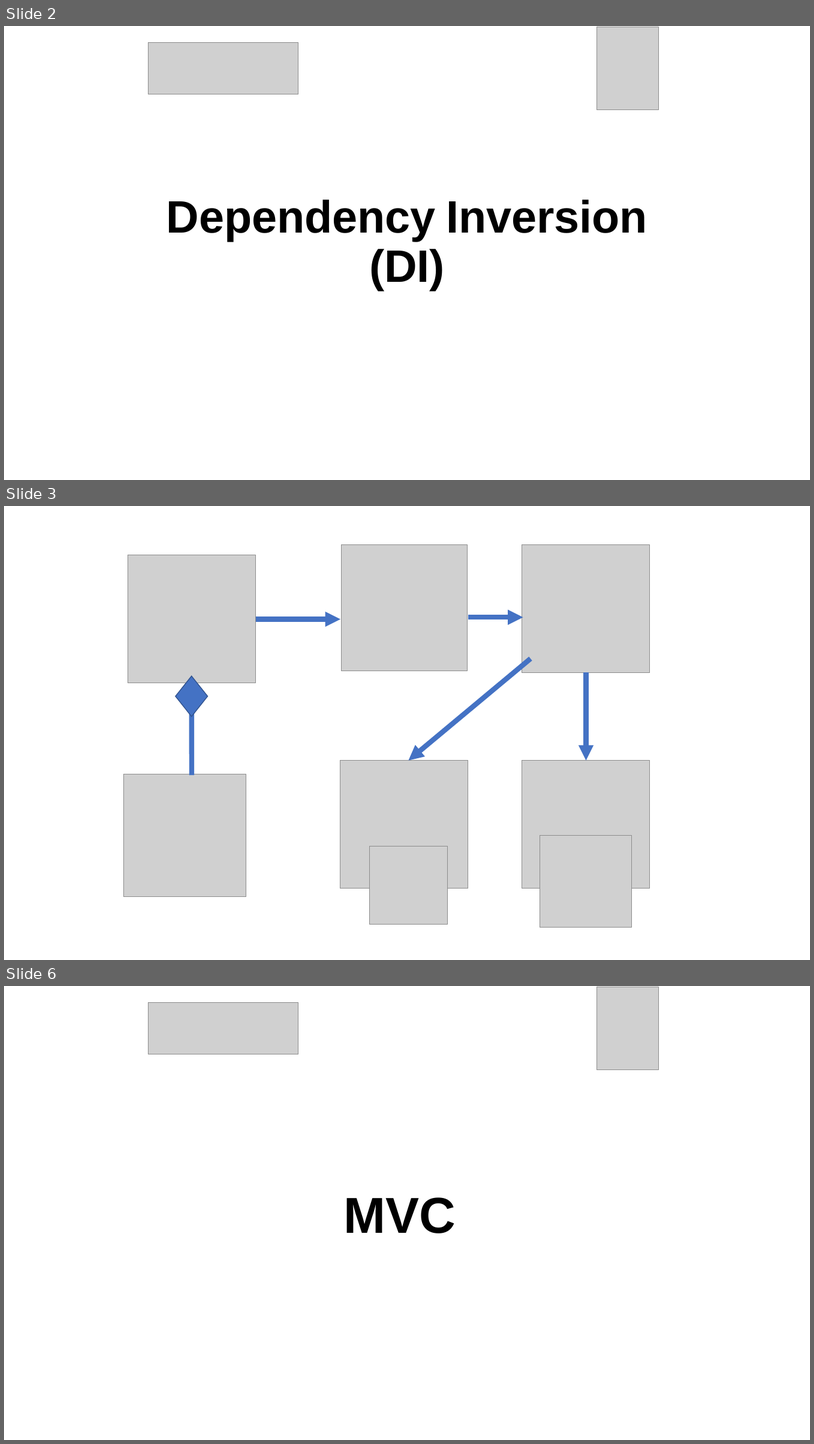
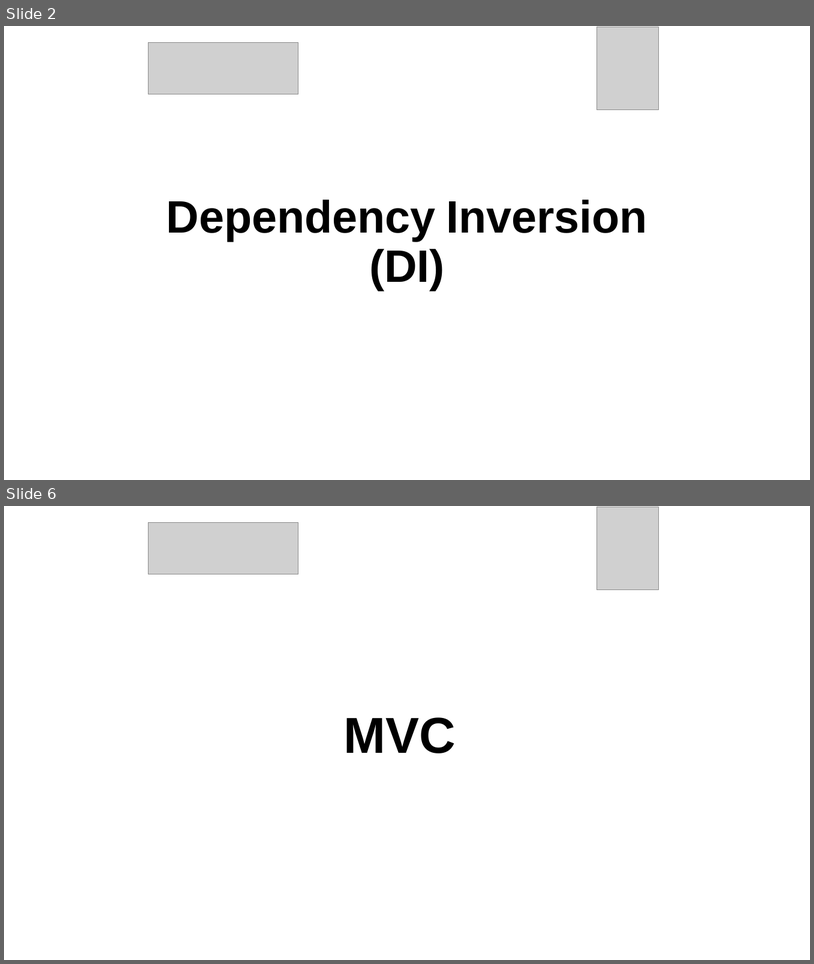
Before and after one commit to mota1299/XideralAcademiaJava, a slide deck: Exámenes/Semana02/Presentación.pptx. Shown one above the other, each under a label of ours: slides 2, 3 and 6 before the commit, slides 2 and 6 after it; the slides between them are not shown. The pictures are 814x1444 and 814x964 pixels, drawn with LibreOffice and Linux fonts; fonts in the diff are those of the drawing; grey boxes stand for pictures; background and template pictures are left out. Boxes give left, top, right and bottom in pixels: in the first picture for what was removed or moved away, otherwise in the second. Text is boxed around its words. In the diff, an @@ line names an element or a change of style, - is before the commit and + after.

```diff
--- a/Exámenes/Semana02/Presentación.pptx
+++ b/Exámenes/Semana02/Presentación.pptx
@@ slide 3 removed at [4,506,810,960], background picture (left out) @@
@@ picture removed at [128,555,255,682] @@
@@ picture removed at [342,545,467,670] @@
@@ picture removed at [522,545,650,672] @@
@@ arrow removed from (255, 619) to (341, 619) @@
@@ arrow removed from (468, 618) to (524, 618) @@
@@ arrow removed from (531, 658) to (409, 760) @@
@@ diamond removed at [176,676,208,717] @@
@@ arrow removed from (192, 775) to (192, 683) @@
@@ arrow removed from (587, 672) to (587, 760) @@
@@ picture removed at [124,774,246,896] @@
@@ picture removed at [341,760,468,888] @@
@@ picture removed at [522,760,650,888] @@
@@ picture removed at [370,846,447,924] @@
@@ picture removed at [540,835,633,928] @@
```
Also in this commit, not shown: 3 slides changed, 7 slides added, 4 other slides removed, 1 other file.
